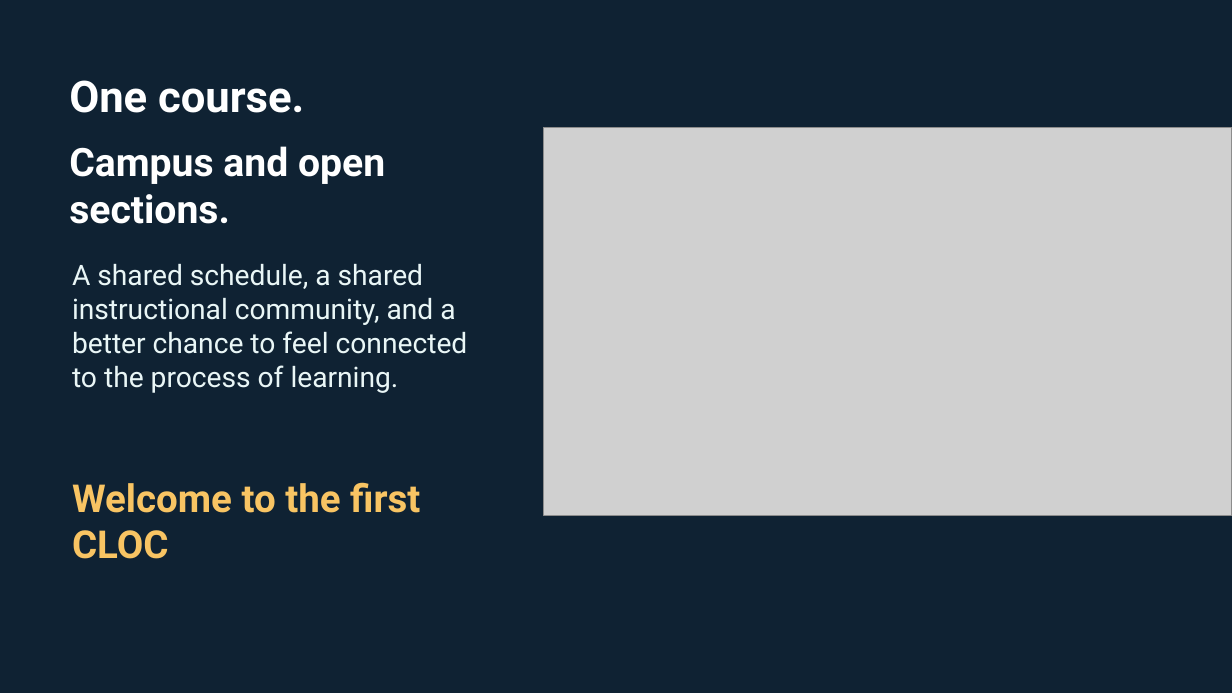
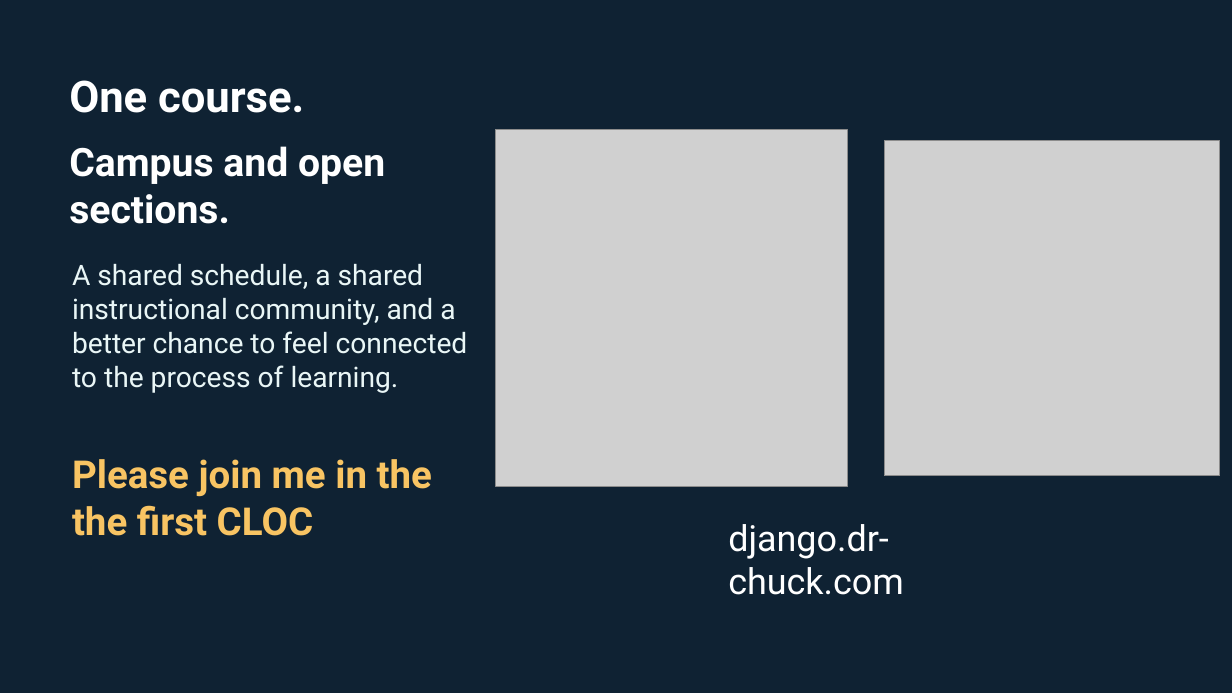
Before and after one commit to csev/dj4e, a slide deck: slide 13 of ali/Building_Web_Applications_Django_CLOC_Open_Course.pptx (slide 14 before the commit). Drawn at 1232x693 pixels with LibreOffice and Linux fonts; fonts in the diff are those of the drawing; grey boxes stand for pictures. Boxes give left, top, right and bottom in pixels: in the first picture for what was removed or moved away, otherwise in the second. Text is boxed around its words. In the diff, an @@ line names an element or a change of style, - is before the commit and + after.

```diff
--- a/ali/Building_Web_Applications_Django_CLOC_Open_Course.pptx
+++ b/ali/Building_Web_Applications_Django_CLOC_Open_Course.pptx
@@ picture: place and size @@
-picture at [543,128,1232,516]
+picture at [496,129,848,487]
@@ picture added at [884,140,1220,476] @@
@@ text at [72,459,432,536]: text changed @@
-Welcome to the first CLOC
+Please join me in the the first CLOC
@@ text added at [728,524,903,595], 28 pt, text #FFFFFF @@
+django.dr-chuck.com
```
Also in this commit, not shown: 9 other slides changed, 1 slide added, 2 slides removed, 2 other files.
